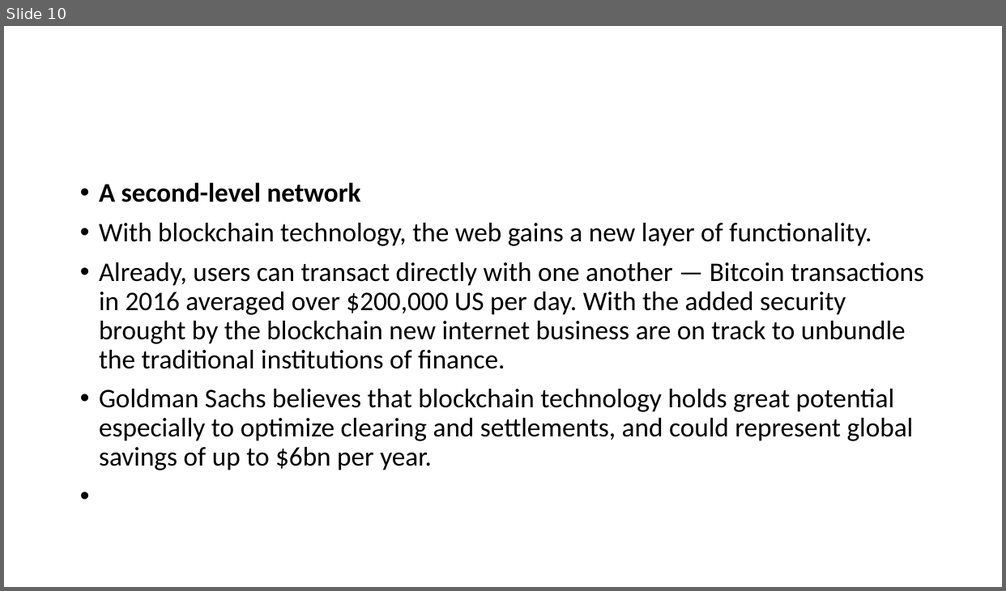
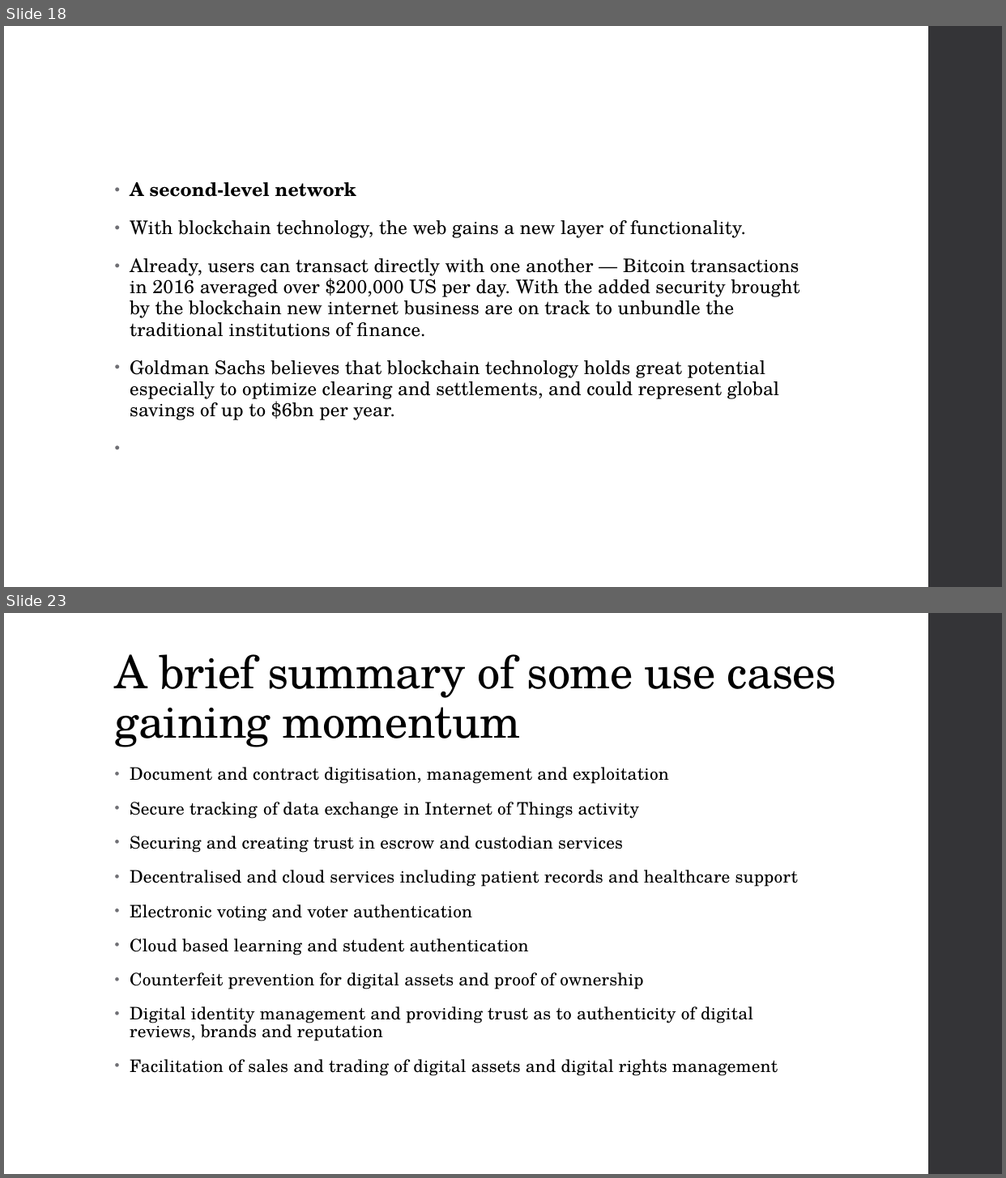
Before and after one commit to niravaga/CS-6650-BSDS-Assignment-3, a slide deck: BlockChain/BlockChain.pptx. Shown one above the other, each under a label of ours: slide 10 before the commit, slides 18 and 23 after it; the slides between them are not shown. The pictures are 1006x591 and 1006x1178 pixels, drawn with LibreOffice and Linux fonts; fonts in the diff are those of the drawing. Boxes give left, top, right and bottom in pixels: in the first picture for what was removed or moved away, otherwise in the second. Text is boxed around its words. In the diff, an @@ line names an element or a change of style, - is before the commit and + after.

Commit message:
more content and formatting

```diff
--- a/BlockChain/BlockChain.pptx
+++ b/BlockChain/BlockChain.pptx
@@ slide 23 added at box(4, 613, 1002, 1174), background #FFFFFF; not listed: 1 template element that a slide beside it also shows @@
@@ title added at box(115, 654, 836, 747), 44 pt, text #000000 @@
+A brief summary of some use cases gaining momentum
@@ text added at box(130, 767, 798, 1076), 16.6 pt, text #000000 @@
+• Document and contract digitisation, management and exploitation
+• Secure tracking of data exchange in Internet of Things activity
+• Securing and creating trust in escrow and custodian services
+• Decentralised and cloud services including patient records and healthcare support
+• Electronic voting and voter authentication
+• Cloud based learning and student authentication
+• Counterfeit prevention for digital assets and proof of ownership
+• Digital identity management and providing trust as to authenticity of digital reviews, brands and reputation
+• Facilitation of sales and trading of digital assets and digital rights management
@@ what was slide 10 is now slide 18 @@
@@ slide 18 changed as well @@
@@ rectangle added at box(928, 26, 1002, 587), fill #353537 @@
@@ text "A second-level network": place and size @@
-text "A second-level network" at box(99, 182, 924, 471)
+text "A second-level network" at box(130, 182, 800, 420)
@@ text "A second-level network" at box(130, 182, 800, 420): size 25.9 to 18 pt, font Calibri to TeX Gyre Schola, letter spacing 0 to 0.1 pt; indent changed; line spacing 0.9 to 0.95; more space between paragraphs @@
```
Also in this commit, not shown: 8 other slides changed, 19 other slides added, 2 slides removed.
